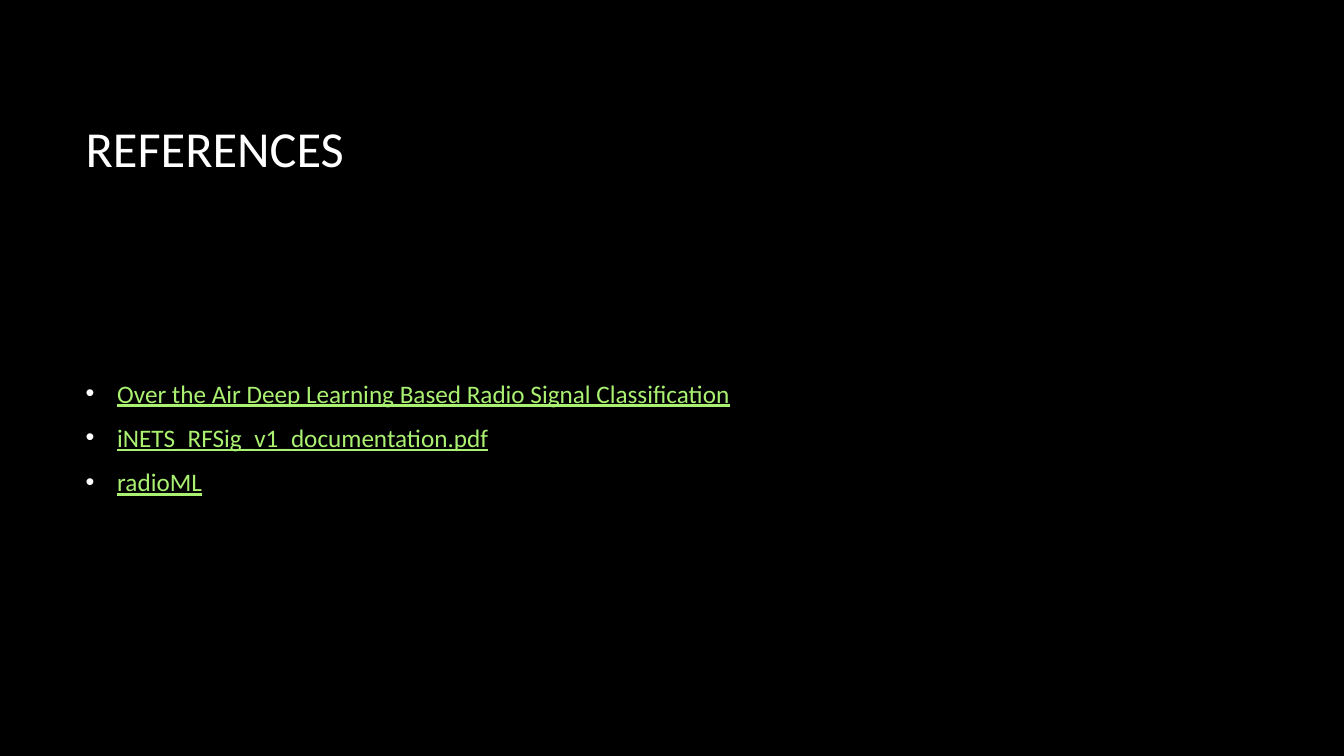
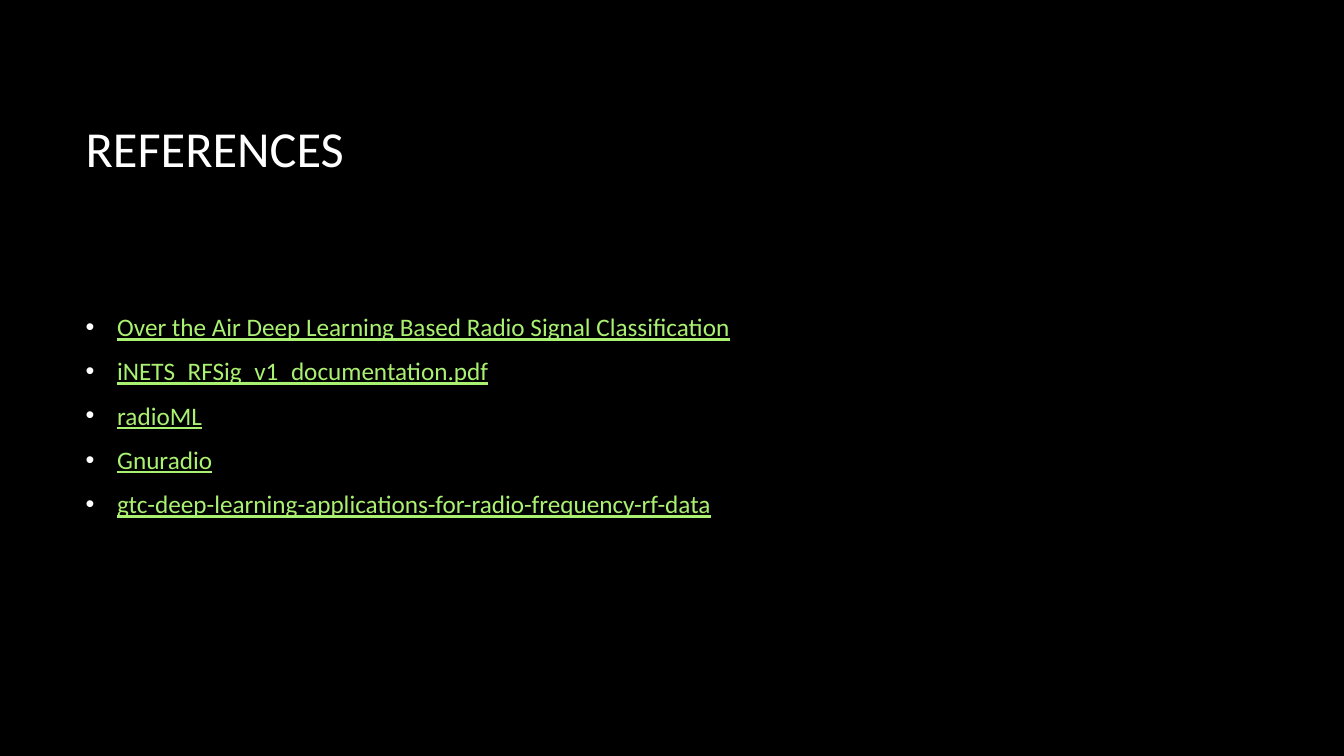
Before and after one commit to jayeshpatel8/DeepLearning, a slide deck: slide 6 of RF/RF_Signal_Classification_(modulation).pptx. Drawn at 1344x756 pixels with LibreOffice and Linux fonts; fonts in the diff are those of the drawing; background and template pictures are left out. Boxes give left, top, right and bottom in pixels: in the first picture for what was removed or moved away, otherwise in the second. Text is boxed around its words. In the diff, an @@ line names an element or a change of style, - is before the commit and + after.

```diff
--- a/RF/RF_Signal_Classification_(modulation).pptx
+++ b/RF/RF_Signal_Classification_(modulation).pptx
@@ text at (x1=117, y1=451, x2=710, y2=518): paragraphs added @@
+• Gnuradio
+• gtc-deep-learning-applications-for-radio-frequency-rf-data
```
